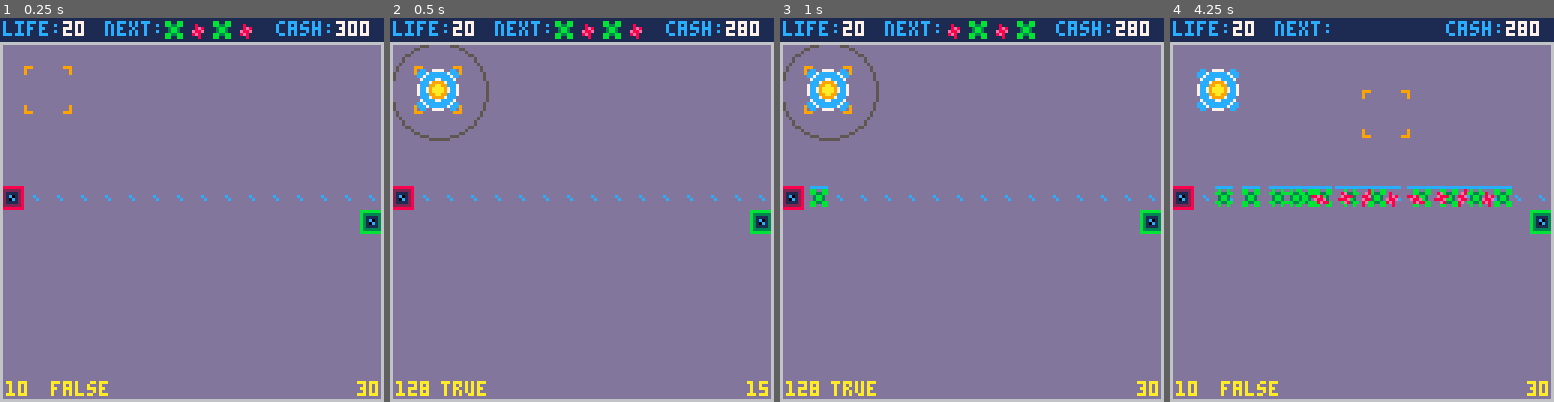
Above: before the commit, frames 1-4 (left to right).
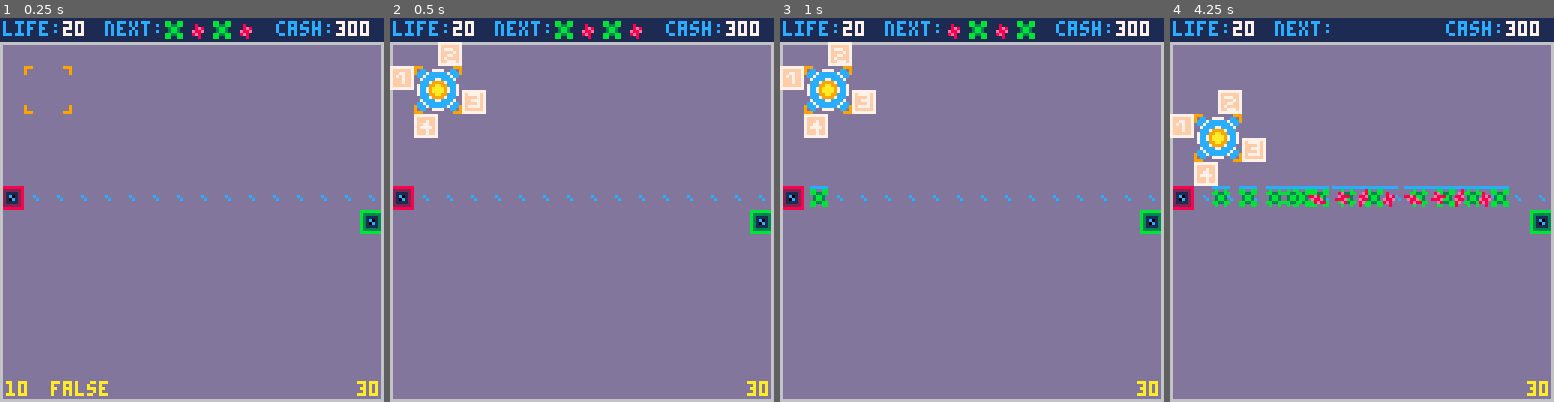
Above: after the commit, the same moments.

Repository: langchr86/pico-bubble-towers
Game: PICO-8 cartridge pico-proto.p8
The game is run twice, just before and just after one commit, with the same random seed, the same clock (stepped at 60 frames per second) and the same inputs.
Inputs:
- Up to frame 1 (0.25 s): no input
- Up to frame 2 (0.5 s): tap X (X key) at 0.33 s
- Up to frame 3 (1 s): tap O (Z key) at 0.7 s
- Up to frame 4 (4.25 s): tap X (X key) at 1.07, 1.85, 2.97, 4.08 s; hold Right 1.6-2.1 s; tap O (Z key) every 0.4 s from 1.7 to 4.1 s; hold Up 2.15-2.42 s; hold Right 2.47-3.03 s; hold Left 3.08-3.58 s; hold Down 3.63-3.97 s; hold Right from 4.02 s (still down)

Frame 1 is identical in both runs. In frame 2, 2.4% of the frame differs, in the area x 0-99%, y 2-99%; in frame 3, 2.4%; in frame 4, 6.2%, in the area x 0-93%, y 2-99%.

Commit message:
introduce cursor menu

Diff:
--- a/pico-proto.p8
+++ b/pico-proto.p8
@@ -56,14 +56,14 @@
 00000000000000000000000000000000000000000000000000000000000000000000000000000000000000000000000000000000000000000000000000000000
 00000000000000000000000000000000000000000000000000000000000000000000000000000000000000000000000000000000000000000000000000000000
 00000000000000000000000000000000000000000000000000000000000000000000000000000000000000000000000000000000000000000000000000000000
-99900000000009990000000000000000000000000000000000000000000000000000000000000000000000000000000000000000000000000000000000000000
-90000000000000090000000000000000000000000000000000000000000000000000000000000000000000000000000000000000000000000000000000000000
-90000000000000090000000000000000000000000000000000000000000000000000000000000000000000000000000000000000000000000000000000000000
-00000000000000000000000000000000000000000000000000000000000000000000000000000000000000000000000000000000000000000000000000000000
-00000000000000000000000000000000000000000000000000000000000000000000000000000000000000000000000000000000000000000000000000000000
-00000000000000000000000000000000000000000000000000000000000000000000000000000000000000000000000000000000000000000000000000000000
-00000000000000000000000000000000000000000000000000000000000000000000000000000000000000000000000000000000000000000000000000000000
-00000000000000000000000000000000000000000000000000000000000000000000000000000000000000000000000000000000000000000000000000000000
+99900000000009997777777777777777777777777777777700000000000000000000000000000000000000000000000000000000000000000000000000000000
+90000000000000097ffffff77ffffff77f7777f77ffffff700000000000000000000000000000000000000000000000000000000000000000000000000000000
+90000000000000097ff77ff77f777ff77ffff7f77fff7ff700000000000000000000000000000000000000000000000000000000000000000000000000000000
+00000000000000007f7f7ff77ffff7f77ff777f77ff77ff700000000000000000000000000000000000000000000000000000000000000000000000000000000
+00000000000000007fff7ff77ff77ff77ffff7f77f7777f700000000000000000000000000000000000000000000000000000000000000000000000000000000
+00000000000000007fff7ff77f7ffff77f7777f77fff7ff700000000000000000000000000000000000000000000000000000000000000000000000000000000
+00000000000000007ffffff77ff777f77ffffff77fff7ff700000000000000000000000000000000000000000000000000000000000000000000000000000000
+00000000000000007777777777777777777777777777777700000000000000000000000000000000000000000000000000000000000000000000000000000000
 00000000000000000000000000000000000000000000000000000000000000000000000000000000000000000000000000000000000000000000000000000000
 00000000000000000000000000000000000000000000000000000000000000000000000000000000000000000000000000000000000000000000000000000000
 00000000000000000000000000000000000000000000000000000000000000000000000000000000000000000000000000000000000000000000000000000000
@@ -72,14 +72,14 @@
 90000000000000090000000000000000000000000000000000000000000000000000000000000000000000000000000000000000000000000000000000000000
 90000000000000090000000000000000000000000000000000000000000000000000000000000000000000000000000000000000000000000000000000000000
 99900000000009990000000000000000000000000000000000000000000000000000000000000000000000000000000000000000000000000000000000000000
-00000000000000000000000000000000000000000000000000000000000000000000000000000000000000000000000000000000000000000000000000000000
-00000000000000000000000000000000000000000000000000000000000000000000000000000000000000000000000000000000000000000000000000000000
-00000000000000000000000000000000000000000000000000000000000000000000000000000000000000000000000000000000000000000000000000000000
-00000000000000000000000000000000000000000000000000000000000000000000000000000000000000000000000000000000000000000000000000000000
-00000000000000000000000000000000000000000000000000000000000000000000000000000000000000000000000000000000000000000000000000000000
-00000000000000000000000000000000000000000000000000000000000000000000000000000000000000000000000000000000000000000000000000000000
-00000000000000000000000000000000000000000000000000000000000000000000000000000000000000000000000000000000000000000000000000000000
-00000000000000000000000000000000000000000000000000000000000000000000000000000000000000000000000000000000000000000000000000000000
+99000099000000000000000000000000000000000000000000000000000000000000000000000000000000000000000000000000000000000000000000000000
+90000009000000000000000000000000000000000000000000000000000000000000000000000000000000000000000000000000000000000000000000000000
+00000000000000000000000000000000000000000000000000000000000000000000000000000000000000000000000000000000000000000000000000000000
+00000000000000000000000000000000000000000000000000000000000000000000000000000000000000000000000000000000000000000000000000000000
+00000000000000000000000000000000000000000000000000000000000000000000000000000000000000000000000000000000000000000000000000000000
+00000000000000000000000000000000000000000000000000000000000000000000000000000000000000000000000000000000000000000000000000000000
+90000009000000000000000000000000000000000000000000000000000000000000000000000000000000000000000000000000000000000000000000000000
+99000099000000000000000000000000000000000000000000000000000000000000000000000000000000000000000000000000000000000000000000000000
 00000000000000000000000000000000000000000000000000000000000000000000000000000000000000000000000000000000000000000000000000000000
 00000000000000000000000000000000000000000000000000000000000000000000000000000000000000000000000000000000000000000000000000000000
 00000000000000000000000000000000000000000000000000000000000000000000000000000000000000000000000000000000000000000000000000000000
--- a/src/cursor.lua
+++ b/src/cursor.lua
@@ -2,16 +2,28 @@
 
 ---@class Cursor
 ---@field sprite number
+---@field small_sprite number
 ---@field pos Point
 ---@field min Point
 ---@field max Point
 ---@field inc number
+---@field show_menu boolean
+---@field menu_index number
+---@field menu_sprite_list number[]
+---@field menu_handler function
+---@field menu_sprite_getter function
 Cursor = {
   sprite=64,
+  small_sprite=96,
   pos=Point:New(8, 16),
   min=Point:New(0, 8),
   max=Point:New(112, 112),
   inc=kTileSize,
+  show_menu=false,
+  menu_index=0,
+  menu_sprite_list={},
+  menu_handler=nil,
+  menu_sprite_getter=nil,
 }
 Cursor.__index = Cursor
 
@@ -23,6 +35,11 @@
 end
 
 function Cursor:MoveUp()
+  if self.show_menu then
+    self:HandleMenuSelect(2, 4)
+    return
+  end
+
   self.pos.y = self.pos.y - self.inc
   if (self.pos.y < self.min.y) then
     self.pos.y = self.min.y
@@ -30,6 +47,11 @@
 end
 
 function Cursor:MoveDown()
+  if self.show_menu then
+    self:HandleMenuSelect(4, 2)
+    return
+  end
+
   self.pos.y = self.pos.y + self.inc
   if (self.pos.y > self.max.y) then
     self.pos.y = self.max.y
@@ -37,6 +59,11 @@
 end
 
 function Cursor:MoveLeft()
+  if self.show_menu then
+    self:HandleMenuSelect(1, 3)
+    return
+  end
+
   self.pos.x = self.pos.x - self.inc
   if (self.pos.x < self.min.x) then
     self.pos.x = self.min.x
@@ -44,10 +71,27 @@
 end
 
 function Cursor:MoveRight()
+  if self.show_menu then
+    self:HandleMenuSelect(3, 1)
+    return
+  end
+
   self.pos.x = self.pos.x + self.inc
   if (self.pos.x > self.max.x) then
     self.pos.x = self.max.x
   end
+end
+
+---@param move_direction number
+---@param opposite_direction number
+function Cursor:HandleMenuSelect(move_direction, opposite_direction)
+    if self.menu_index == opposite_direction then
+      self.menu_index = 0
+    elseif self.menu_sprite_list[move_direction] ~= 0 then
+      self.menu_index = move_direction
+    else
+      --- do not change anything
+    end
 end
 
 ---@return boolean
@@ -56,13 +100,115 @@
   return Map:CanBuildOnTile4(tile_pos)
 end
 
+---@param handler function
+---@param sprite_getter function
+function Cursor:RegisterMenuHandler(handler, sprite_getter)
+  self.menu_handler = handler
+  self.menu_sprite_getter = sprite_getter
+end
+
+function Cursor:Press()
+  if self.show_menu then
+    local handler = self.menu_handler
+    if handler then
+      handler(self.menu_index)
+    end
+    self:HideMenu()
+  else
+    self:ShowMenu()
+  end
+end
+
+function Cursor:ShowMenu()
+  self.show_menu = true
+  self.menu_index = 0
+  self.menu_sprite_list={}
+  self.menu_sprite_list[0] = self.menu_sprite_getter(0)
+  self.menu_sprite_list[1] = self.menu_sprite_getter(1)
+  self.menu_sprite_list[2] = self.menu_sprite_getter(2)
+  self.menu_sprite_list[3] = self.menu_sprite_getter(3)
+  self.menu_sprite_list[4] = self.menu_sprite_getter(4)
+end
+
+function Cursor:HideMenu()
+  self.show_menu = false
+end
+
 function Cursor:Draw()
-  if self.pos then
-    spr(self.sprite, self.pos.x, self.pos.y, 2, 2)
-
-    ---@type number
-    cursor_sprite = Map:GetSprite(Point:New(self.pos.x / self.inc, self.pos.y / self.inc))
-    print(cursor_sprite, 2, 121, 10)
-    print(fget(cursor_sprite, 0), 17, 121, 10)
-  end
-end
+  if not self.pos then
+    return
+  end
+
+  if self.show_menu then
+    self:DrawMenuItem(0)
+    self:DrawMenuItem(1)
+    self:DrawMenuItem(2)
+    self:DrawMenuItem(3)
+    self:DrawMenuItem(4)
+
+    local menu_pos, menu_size = self:CalcMenuPositionAndSize(self.menu_index)
+
+    local selection_sprite = self.small_sprite
+    if self.menu_index == 0 then
+      selection_sprite = self.sprite
+    end
+
+    spr(selection_sprite, menu_pos.x, menu_pos.y, menu_size.x, menu_size.y)
+
+    return
+  end
+
+  spr(self.sprite, self.pos.x, self.pos.y, 2, 2)
+
+  ---@type number
+  cursor_sprite = Map:GetSprite(Point:New(self.pos.x / self.inc, self.pos.y / self.inc))
+  print(cursor_sprite, 2, 121, 10)
+  print(fget(cursor_sprite, 0), 17, 121, 10)
+end
+
+---@param index number
+function Cursor:DrawMenuItem(index)
+  local sprite = self.menu_sprite_list[index]
+  if sprite == 0 then
+    return
+  end
+
+  local menu_pos, menu_size = self:CalcMenuPositionAndSize(index)
+  spr(sprite, menu_pos.x, menu_pos.y, menu_size.x, menu_size.y)
+end
+
+---@param index number
+function Cursor:CalcMenuPositionAndSize(index)
+  local menu_pos = self.pos:Clone()
+  local menu_size = Point:New(1, 1)
+
+  if index == 0 then
+    menu_size.x = 2
+    menu_size.y = 2
+  elseif index == 1 then
+    menu_pos.x = menu_pos.x - 8
+  elseif index == 2 then
+    menu_pos.x = menu_pos.x + 8
+    menu_pos.y = menu_pos.y - 8
+  elseif index == 3 then
+    menu_pos.x = menu_pos.x + 16
+    menu_pos.y = menu_pos.y + 8
+  elseif index == 4 then
+    menu_pos.y = menu_pos.y + 16
+  end
+
+  if menu_pos.x < self.min.x then
+    menu_pos.x = self.min.x
+  end
+  if menu_pos.x > self.max.x then
+    menu_pos.x = self.max.x + 8
+  end
+  if menu_pos.y < self.min.y then
+    menu_pos.y = self.min.y
+  end
+  if menu_pos.y > self.max.y then
+    menu_pos.y = self.max.y + 8
+  end
+
+  return menu_pos, menu_size
+end
--- a/src/pico-proto.lua
+++ b/src/pico-proto.lua
@@ -18,6 +18,29 @@
 session = Session:New()
 session:AddWaves(CreateWaveList(5))
 cursor = Cursor:New()
+
+---@param selected_menu number
+local function CursorMenuHandler(menu_index)
+  if menu_index == 0 then
+    session:PlaceTower(cursor)
+  end
+end
+
+local function CursorMenuSpriteGetter(menu_index)
+  if menu_index == 0 then
+    return 128
+  elseif menu_index == 1 then
+    return 66
+  elseif menu_index == 2 then
+    return 67
+  elseif menu_index == 3 then
+    return 68
+  elseif menu_index == 4 then
+    return 69
+  end
+end
+
+cursor:RegisterMenuHandler(CursorMenuHandler, CursorMenuSpriteGetter)
 
 local function AddNewWaves()
   session:AddWaves(CreateWaveList(5))
@@ -52,7 +75,7 @@
   end
 
   if btnp(❎) then
-    session:PlaceTower(cursor)
+    cursor:Press()
   end
 
   if menu.running then
